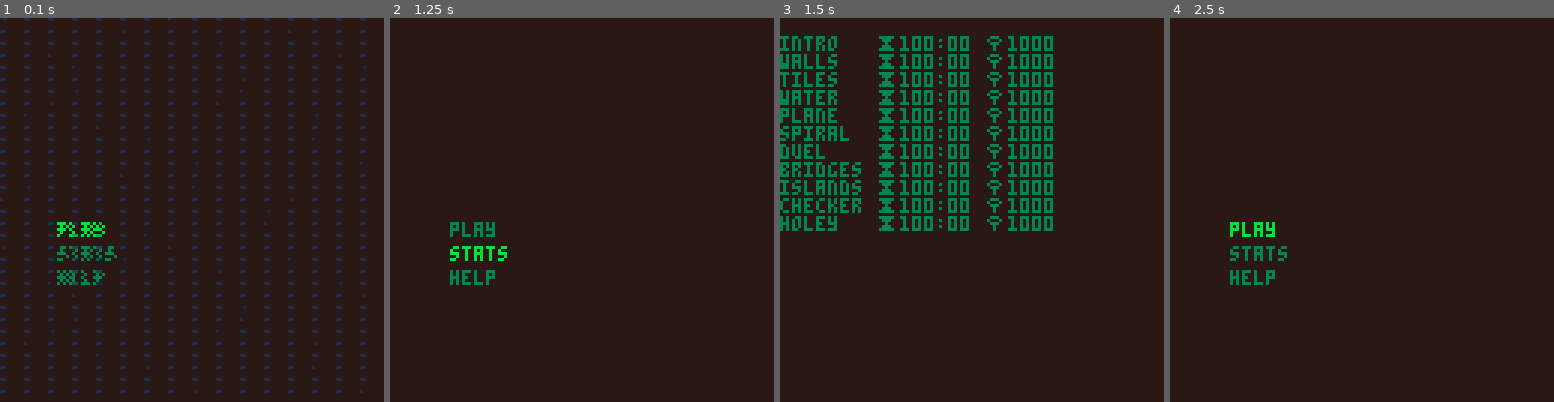
Above: before the commit, frames 1-4 (left to right).
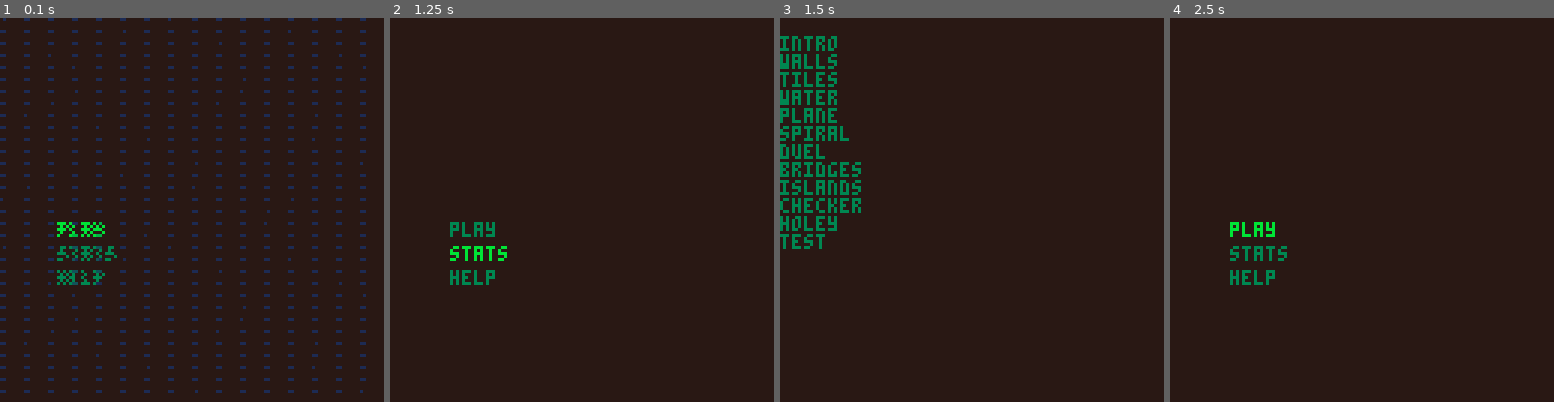
Above: after the commit, the same moments.

Repository: erwinbonsma/WhereToRootPico8
Game: PICO-8 cartridge wheretoroot.p8
Two runs of this game, one before a commit and one after it. Both use one fixed random seed, a clock stepped at 60 frames per second and the inputs below.
Inputs:
- Up to frame 1 (0.1 s): no input
- Up to frame 2 (1.25 s): tap O (Z key) at 0.33, 1.07 s; tap Down at 0.7 s
- Up to frame 3 (1.5 s): tap X (X key) at 1.43 s
- Up to frame 4 (2.5 s): hold Up from 1.97 s (still down); tap X (X key) at 2.07 s; tap O (Z key) at 2.22 s

Frames 1-2 are identical in both runs. In frame 3, 8.9% of the frame differs, in the area x 0-72%, y 4-61%; in frame 4, nothing differs.

Commit message:
Only show stats for completed levels

Diff:
--- a/wheretoroot.p8
+++ b/wheretoroot.p8
@@ -47,8 +47,7 @@
  1,2,3,8,
  5,7,4,6,
  9,0,10,11,
- 0,0,0,0,
- 0,0,0,0
+ 12,0,0,0,
 }
 
 level_defs={{
@@ -132,6 +131,8 @@
   plyrs={{20,20}},
   goals={{12,12,3,3}}
  }
+},{
+ name="test"
 }}
 
 --sprite flags
@@ -283,8 +284,8 @@
 --temp:xplicit clear new levels
 -- dset(2,1000)
 -- dset(3,6000)
--- dset(22,1000)
--- dset(23,6000)
+ dset(24,1000)
+ dset(25,6000)
 
  return o
 end
@@ -330,7 +331,12 @@
  color(3)
  for n,ld in pairs(level_defs) do
   print(ld.name,0,n*6)
-  print(self:stats_str(n),32,n*6)
+  if self:is_done(n) then
+   print(
+    self:stats_str(n),
+    32,n*6
+   )
+  end
  end
 end
 
@@ -356,7 +362,7 @@
   o.vbridges[b]=true
  end
 
- for p=19,0,-1 do
+ for p=15,0,-1 do
   o:_setpos(p)
   if (
    o.lvl!=0
